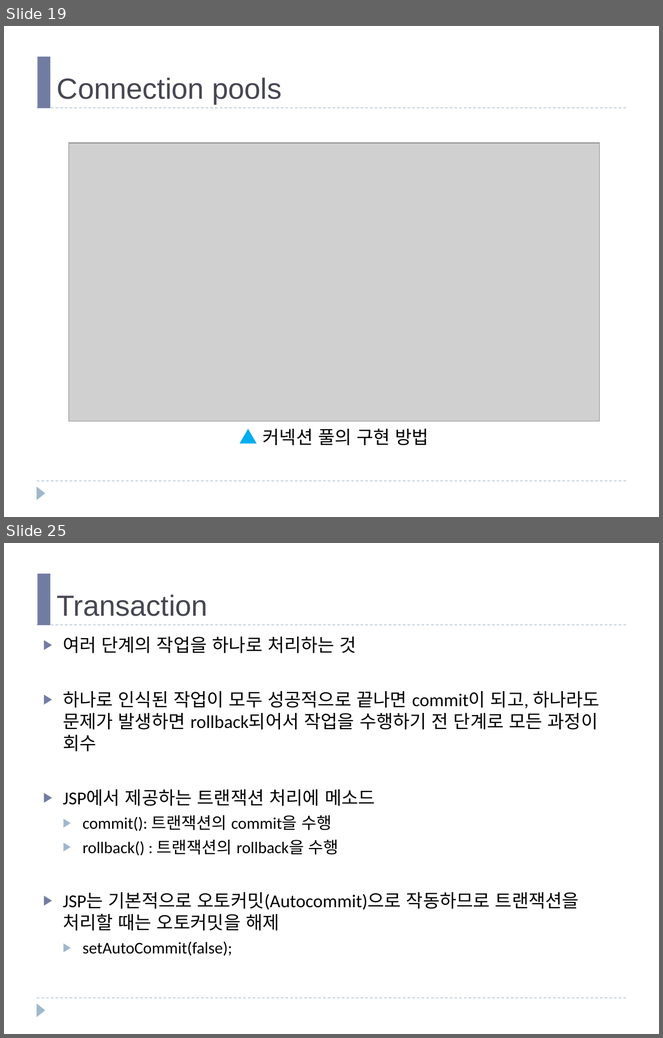
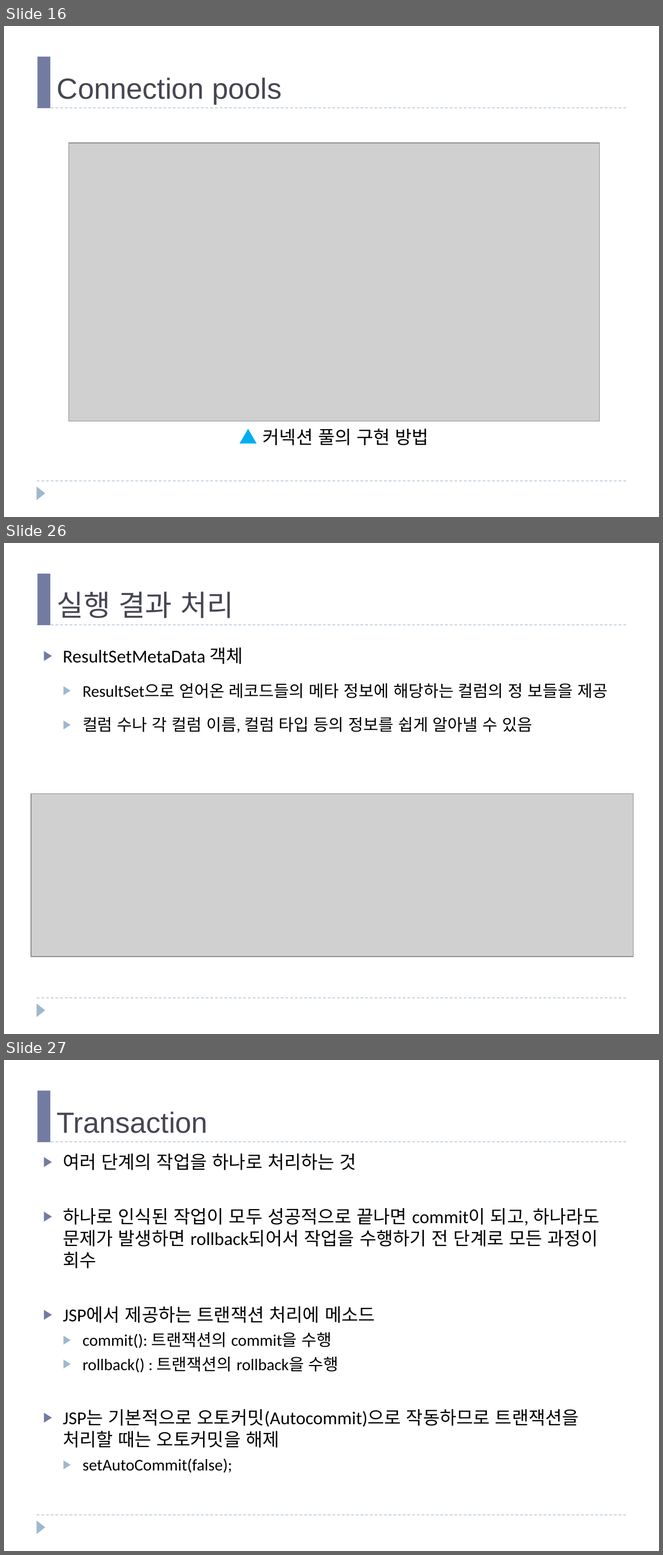
Before and after one commit to mail2HChoi/PatternSW, a slide deck: 강의교재/패턴기반SW개발_Ch09_JDBC.pptx. Shown one above the other, each under a label of ours: slides 19 and 25 before the commit, slides 16, 26 and 27 after it; the slides between them are not shown. The pictures are 663x1038 and 663x1555 pixels, drawn with LibreOffice and Linux fonts; fonts in the diff are those of the drawing; grey boxes stand for pictures. Boxes give left, top, right and bottom in pixels: in the first picture for what was removed or moved away, otherwise in the second. Text is boxed around its words. In the diff, an @@ line names an element or a change of style, - is before the commit and + after.

```diff
--- a/강의교재/패턴기반SW개발_Ch09_JDBC.pptx
+++ b/강의교재/패턴기반SW개발_Ch09_JDBC.pptx
@@ slide 26 added at [4, 543, 659, 1034], background #FFFFFF; not listed: 4 template elements that a slide beside it also shows @@
@@ title added at [57, 591, 234, 618], 32 pt, text #464653 @@
+실행 결과 처리
@@ text added at [63, 648, 608, 733], 18 pt, text #000000 @@
+▶ ResultSetMetaData 객체
+  ▶ ResultSet으로 얻어온 레코드들의 메타 정보에 해당하는 컬럼의 정 보들을 제공
+  ▶ 컬럼 수나 각 컬럼 이름, 컬럼 타입 등의 정보를 쉽게 알아낼 수 있음
@@ picture added at [31, 794, 633, 957] @@
@@ what was slide 19 is now slide 16 @@
@@ what was slide 25 is now slide 27 @@
```
Also in this commit, not shown: 7 slides changed, 3 other slides added, 2 slides removed, 1 other file.
